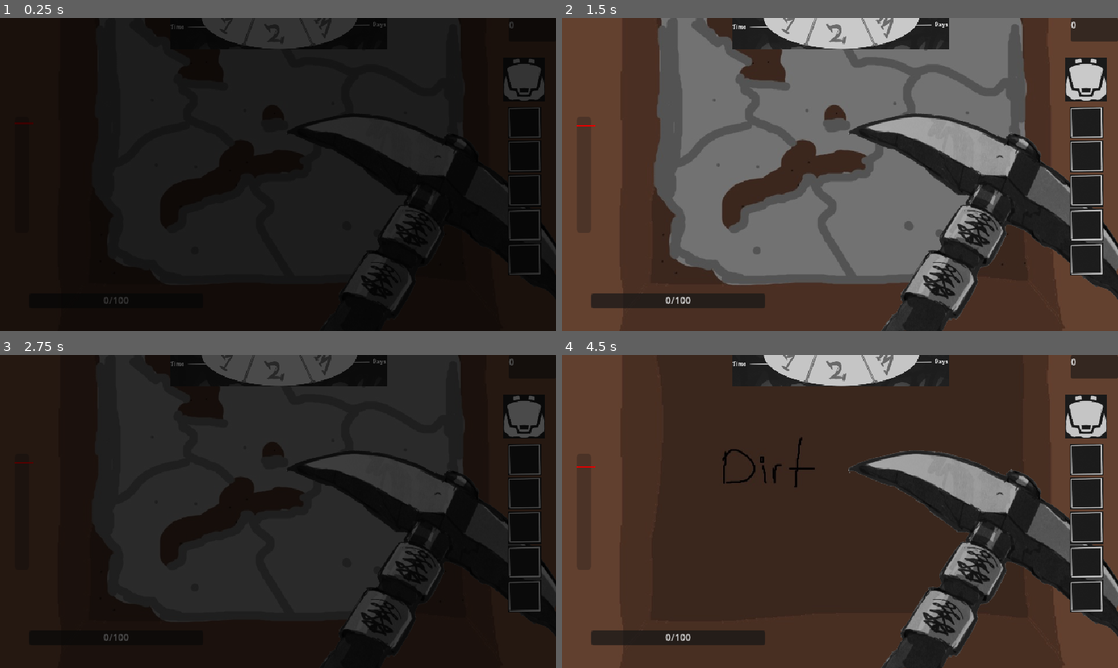
Above: before the commit, frames 1-4 (two rows, left to right).
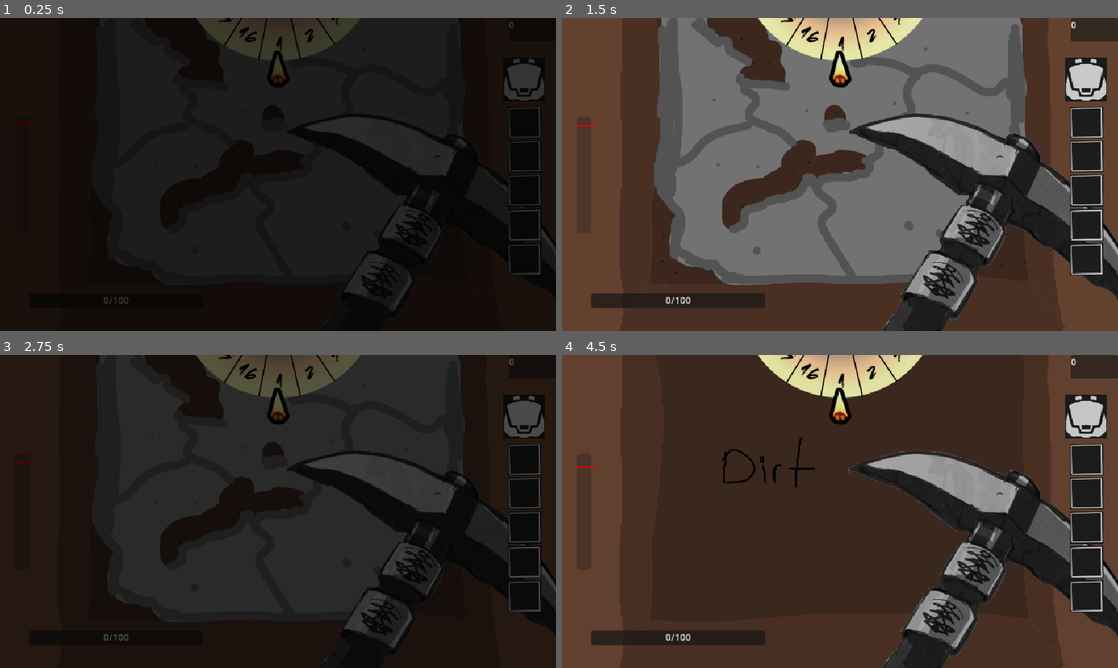
Above: after the commit, the same moments.

Repository: TezzyBear/brackeys-2025-2
Game: Godot game, scene res://scenes/game.tscn
Same seed, same stepped clock (60 frames per second), same inputs: the game is played once before the commit and once after it.
Inputs (mouse positions are in pixels of both pictures, inside the frame that each line leads up to):
- Up to frame 1 (0.25 s): no input
- Up to frame 2 (1.5 s): move the mouse to (962, 158) at 0.52 s; click (962, 158) at 0.6 s; tap Enter at 1.25 s; move the mouse to (728, 190) at 1.27 s; tap Q (hack_1) at 1.35 s
- Up to frame 3 (2.75 s): move the mouse to (333, 442) at 2.02 s; click (333, 442) at 2.1 s
- Up to frame 4 (4.5 s): move the mouse to (812, 574) at 2.77 s; tap Q (hack_1) at 2.85, 4.35 s; move the mouse to (1006, 558) at 3.52 s; click (1006, 558) at 3.6 s; move the mouse to (673, 464) at 4.27 s

The runs differ from the first frame. In frame 1, 1.3% of the frame differs, in the area x 30-65%, y 0-23%; in frame 2, 4.6%, in the area x 30-70%, y 0-23%; in frame 3, 2.4%; in frame 4, 4.5%.

Commit message:
ui time basic

Diff:
--- a/scenes/ui/panel_time.gd
+++ b/scenes/ui/panel_time.gd
@@ -1,3 +1,36 @@
 extends Panel
 
 class_name PanelTime
+
+@onready var wheel: TextureRect = $Wheel
+@onready var pin: TextureRect = $Pin
+
+var rotation_step: float = 22.5
+var rotation_duration: float = 480.0
+var rotation_per_second = (360.0 - rotation_step) / rotation_duration
+var _elapsed_time: float = 0.0
+var _is_rotating: bool = false
+
+func start(time_until_lose: float) -> void:
+	rotation_duration = time_until_lose
+	rotation_per_second = (360.0 - rotation_step) / rotation_duration
+	_elapsed_time = 0.0
+	_is_rotating = true
+
+func pause() -> void:
+	_is_rotating = false
+
+func resume() -> void:
+	_is_rotating = true
+
+func _process(delta: float) -> void:
+	if _is_rotating:
+		wheel_rotate(delta)
+
+func wheel_rotate(delta: float) -> void:
+	_elapsed_time += delta
+
+	wheel.rotation_degrees += rotation_per_second * delta
+
+	if _elapsed_time >= rotation_duration:
+		_is_rotating = false
--- a/scenes/ui/panel_time.tscn
+++ b/scenes/ui/panel_time.tscn
@@ -1,7 +1,8 @@
-[gd_scene load_steps=3 format=3 uid="uid://drj7yjmmqwon8"]
+[gd_scene load_steps=4 format=3 uid="uid://drj7yjmmqwon8"]
 
 [ext_resource type="Script" uid="uid://bdky5puk52vfr" path="res://scenes/ui/panel_time.gd" id="1_vui22"]
-[ext_resource type="Texture2D" uid="uid://oa7hes7te3d2" path="res://scenes/ui/time.png" id="2_35s72"]
+[ext_resource type="Texture2D" uid="uid://pd8egpwkcy0x" path="res://scenes/ui/time_wheel.png" id="2_35s72"]
+[ext_resource type="Texture2D" uid="uid://custll5dtpuni" path="res://scenes/ui/time_pin.png" id="3_wtyt8"]
 
 [node name="PanelTime" type="Panel"]
 self_modulate = Color(1, 1, 1, 0)
@@ -14,14 +15,28 @@
 grow_horizontal = 2
 script = ExtResource("1_vui22")
 
-[node name="TextureRect" type="TextureRect" parent="."]
+[node name="Wheel" type="TextureRect" parent="."]
 layout_mode = 1
 anchors_preset = 5
 anchor_left = 0.5
 anchor_right = 0.5
-offset_left = -187.0
-offset_right = 1063.0
-offset_bottom = 179.0
+offset_left = -174.5
+offset_top = -275.0
+offset_right = 174.5
+offset_bottom = 74.0
 grow_horizontal = 2
-scale = Vector2(0.3, 0.3)
+rotation = 0.392699
+pivot_offset = Vector2(174.5, 174.5)
 texture = ExtResource("2_35s72")
+
+[node name="Pin" type="TextureRect" parent="."]
+layout_mode = 1
+anchors_preset = 5
+anchor_left = 0.5
+anchor_right = 0.5
+offset_left = -20.0
+offset_top = 55.0
+offset_right = 20.0
+offset_bottom = 120.0
+grow_horizontal = 2
+texture = ExtResource("3_wtyt8")
Binary file removed: scenes/ui/time.png
Binary file added: scenes/ui/time_pin.png
Not shown, added: scenes/ui/time_pin.png.import
Binary file added: scenes/ui/time_wheel.png
Not shown, changed: scenes/ui/time_wheel.png.import
